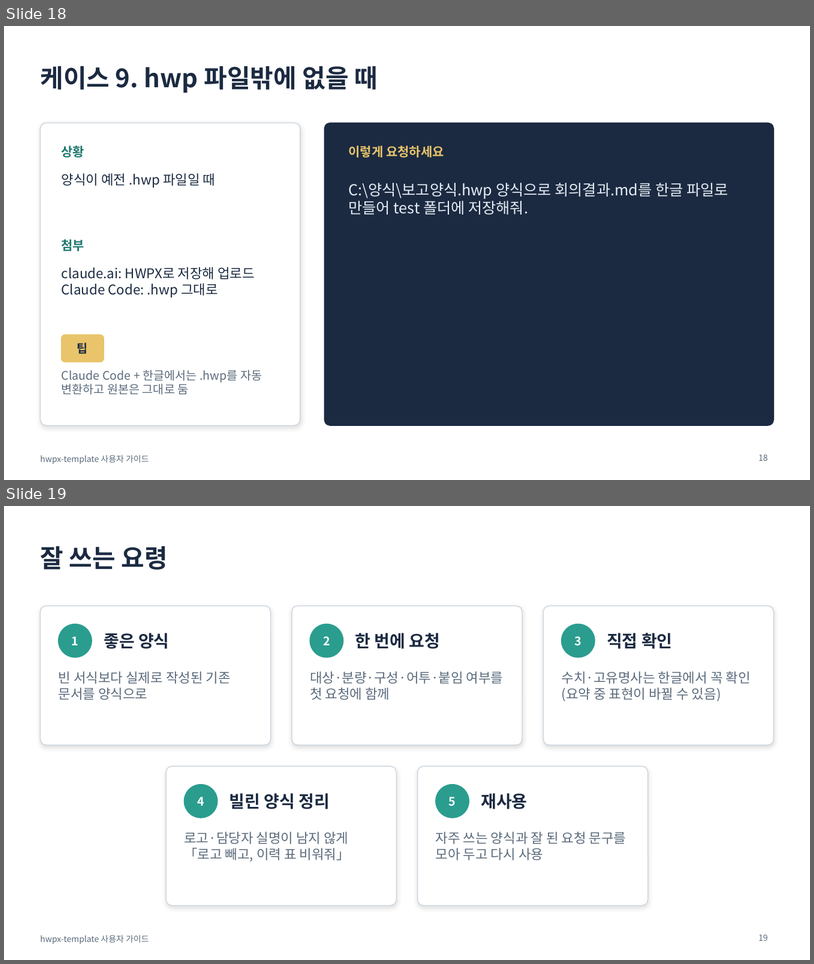
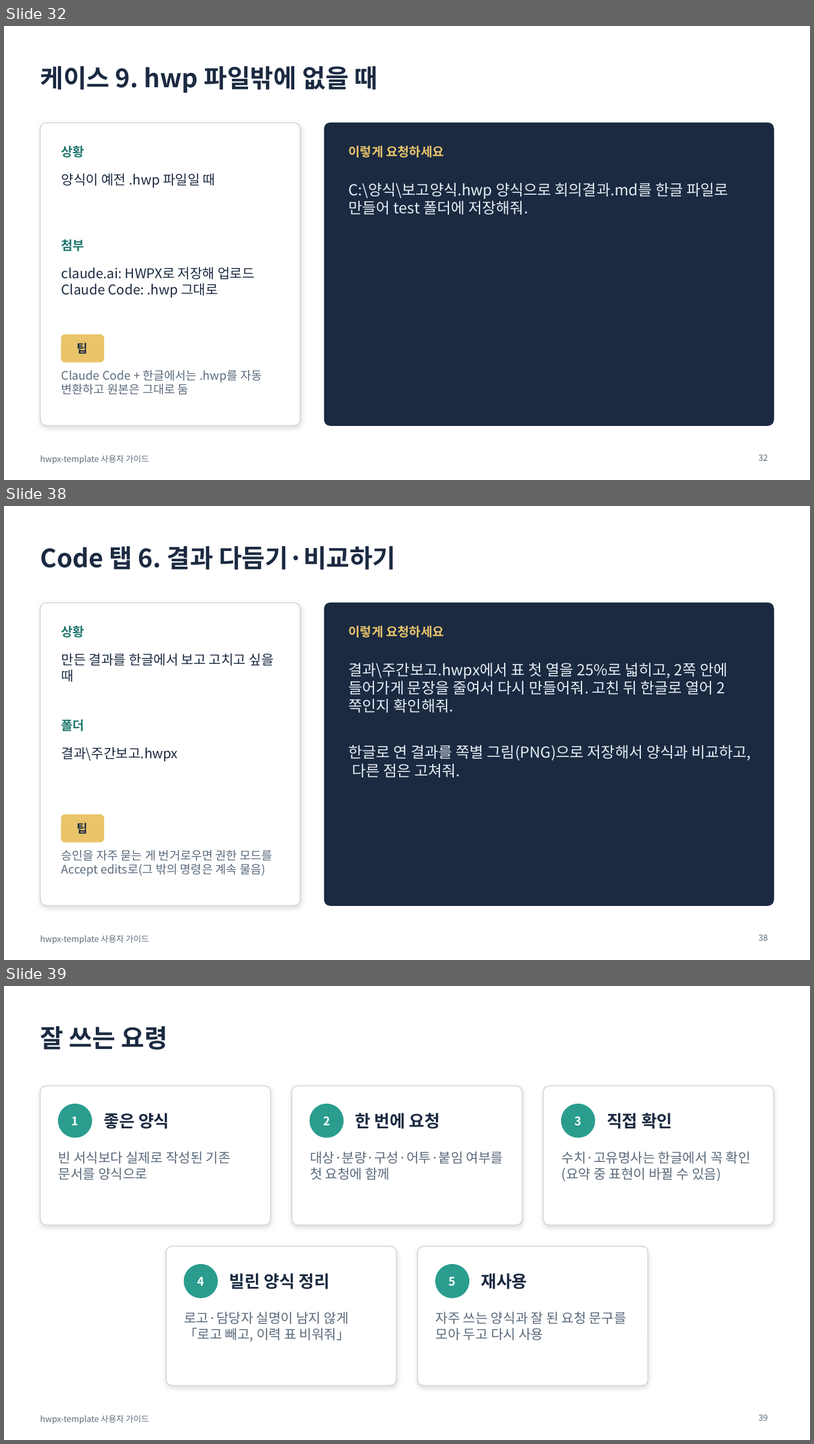
Before and after one commit to emilyJ7/hwpx-template-public, a slide deck: docs/사용자가이드.pptx. Shown one above the other, each under a label of ours: slides 18 and 19 before the commit, slides 32, 38 and 39 after it; the slides between them are not shown. The pictures are 814x964 and 814x1444 pixels, drawn with LibreOffice and Linux fonts; fonts in the diff are those of the drawing. Boxes give left, top, right and bottom in pixels: in the first picture for what was removed or moved away, otherwise in the second. Text is boxed around its words. In the diff, an @@ line names an element or a change of style, - is before the commit and + after.

```diff
--- a/docs/사용자가이드.pptx
+++ b/docs/사용자가이드.pptx
@@ slide 38 added at [4, 506, 810, 960], background #FFFFFF; not listed: 1 template element that a slide beside it also shows @@
@@ title added at [40, 546, 396, 570], 30 pt, text #1B2A41, bold @@
+Code 탭 6. 결과 다듬기·비교하기
@@ rounded rectangle added at [40, 603, 300, 905], fill #FFFFFF, outline #CBD5DE 1 pt @@
@@ rounded rectangle added at [324, 603, 774, 905], fill #1B2A41, outline #1B2A41 1 pt @@
@@ text added at [62, 625, 85, 637], 15 pt, text #1F776D, bold @@
+상황
@@ text added at [349, 625, 444, 637], 15 pt, text #E9C46A, bold @@
+이렇게 요청하세요
@@ text added at [62, 653, 274, 682], 16 pt, text #1B2A41 @@
+만든 결과를 한글에서 보고 고치고 싶을 때
@@ text added at [349, 663, 752, 777], 18 pt, text #E6ECF4 @@
+결과\주간보고.hwpx에서 표 첫 열을 25%로 넓히고, 2쪽 안에 들어가게 문장을 줄여서 다시 만들어줘. 고친 뒤 한글로 열어 2쪽인지 확인해줘.
+한글로 연 결과를 쪽별 그림(PNG)으로 저장해서 양식과 비교하고, 다른 점은 고쳐줘.
@@ text added at [62, 719, 85, 731], 15 pt, text #1F776D, bold @@
+폴더
@@ text added at [62, 747, 178, 761], 16 pt, text #1B2A41 @@
+결과\주간보고.hwpx
@@ rounded rectangle added at [62, 814, 104, 842], fill #E9C46A, outline #E9C46A 1 pt @@
@@ text added at [77, 822, 88, 834], 14 pt, text #1B2A41, bold @@
+팁
@@ text added at [62, 850, 272, 876], 14 pt, text #5B6B7C @@
+승인을 자주 묻는 게 번거로우면 권한 모드를 Accept edits로(그 밖의 명령은 계속 물음)
@@ page number added at [759, 934, 768, 940], 10 pt, text #5B6B7C @@
+38
@@ what was slide 18 is now slide 32 @@
@@ page number at [759, 454, 768, 460]: text changed @@
-18
+32
@@ what was slide 19 is now slide 39 @@
@@ page number at [759, 1414, 768, 1420]: text changed @@
-19
+39
```
Also in this commit, not shown: 3 slides changed, 19 other slides added, 23 other files.
